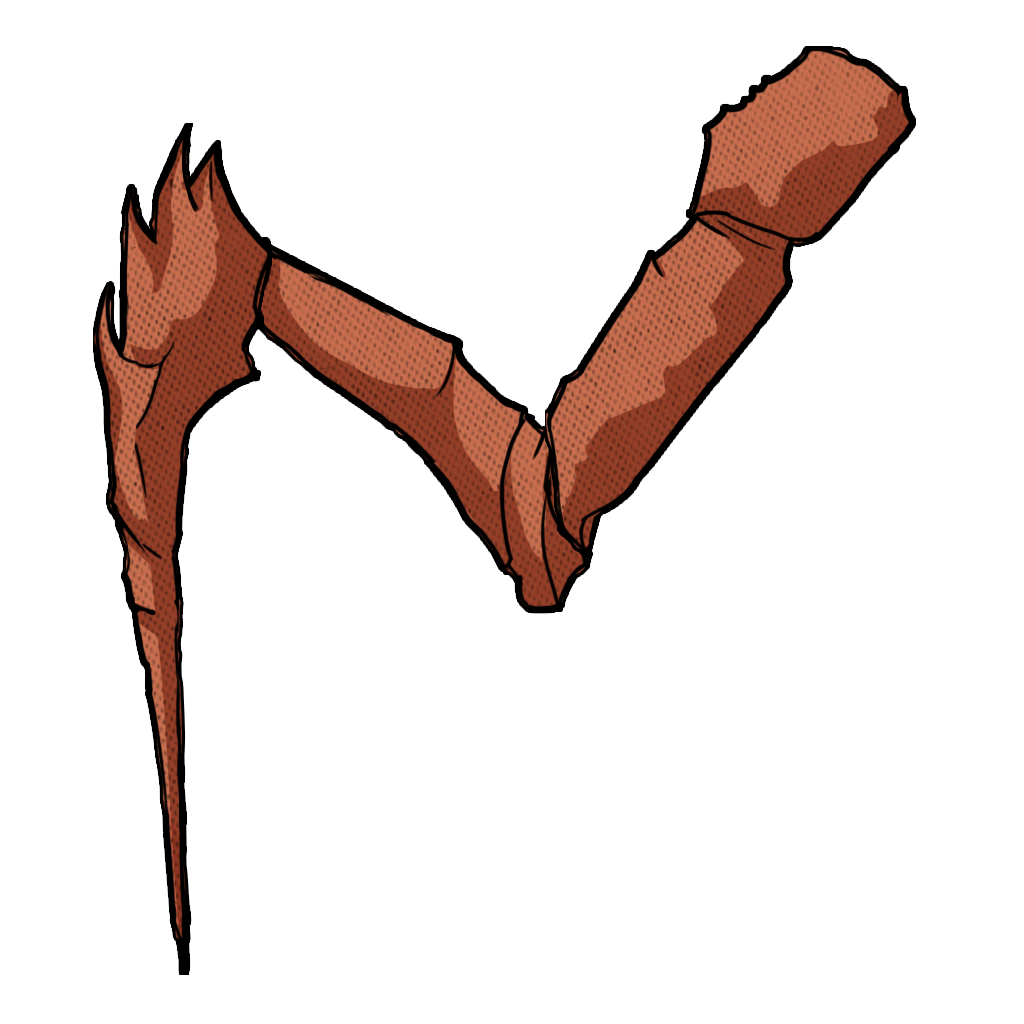
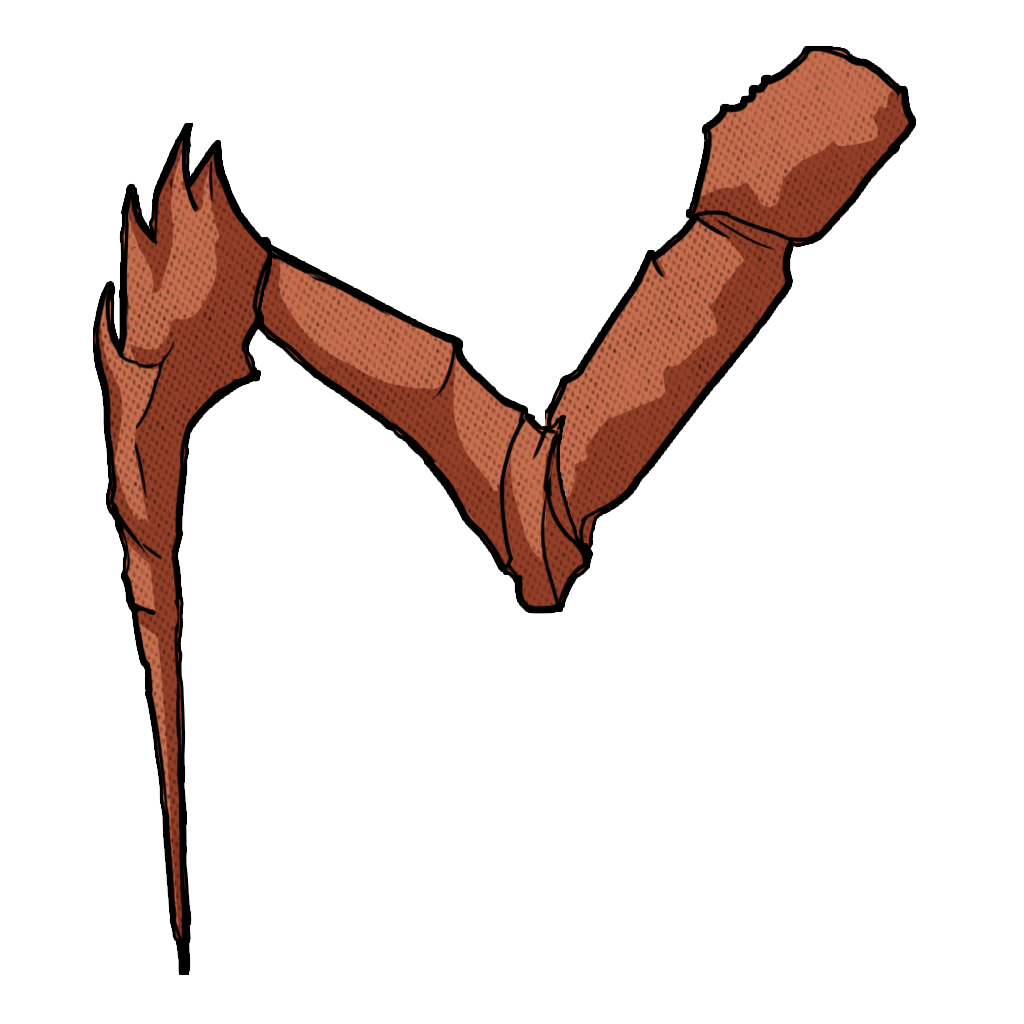
The second 1024×1024 image is a revision of the first. Changes to its layers:
painted on "Melan" over left=555, top=415, right=602, bottom=561
moved "upp" below "Melan", painted on it over left=545, top=415, right=602, bottom=559
